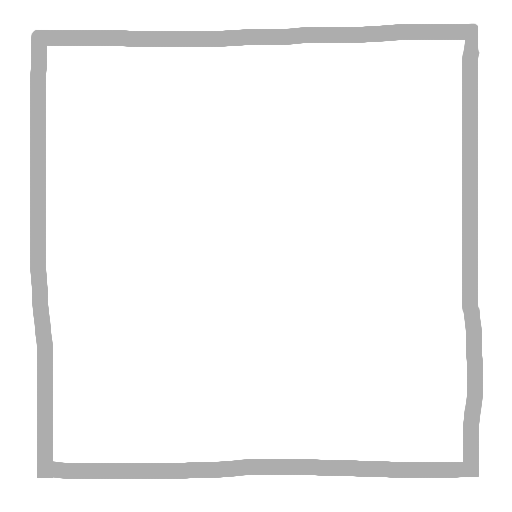
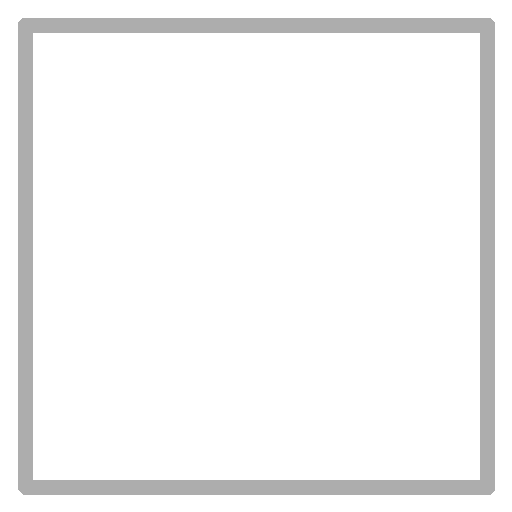
Layered file, before and after one edit (w=512, h=512). Changes by layer:
added layer "Layer #3" above "Layer #1" over [left=18, top=18, right=495, bottom=495]
hid "Layer #1" over [left=30, top=23, right=483, bottom=479]
hid "Layer #2" over [left=38, top=31, right=479, bottom=473]
